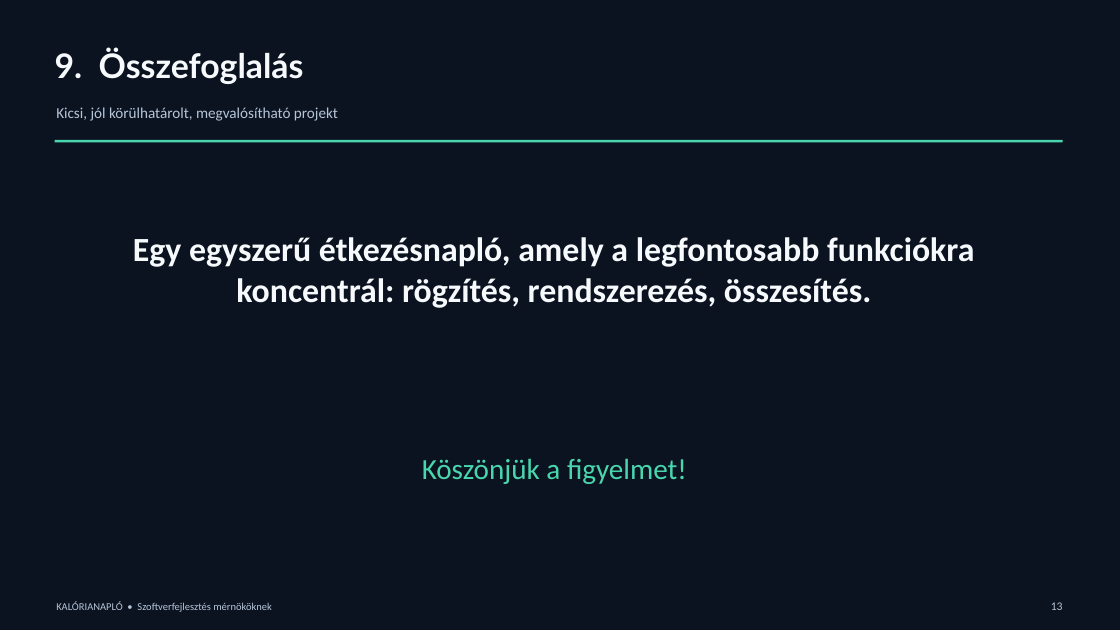
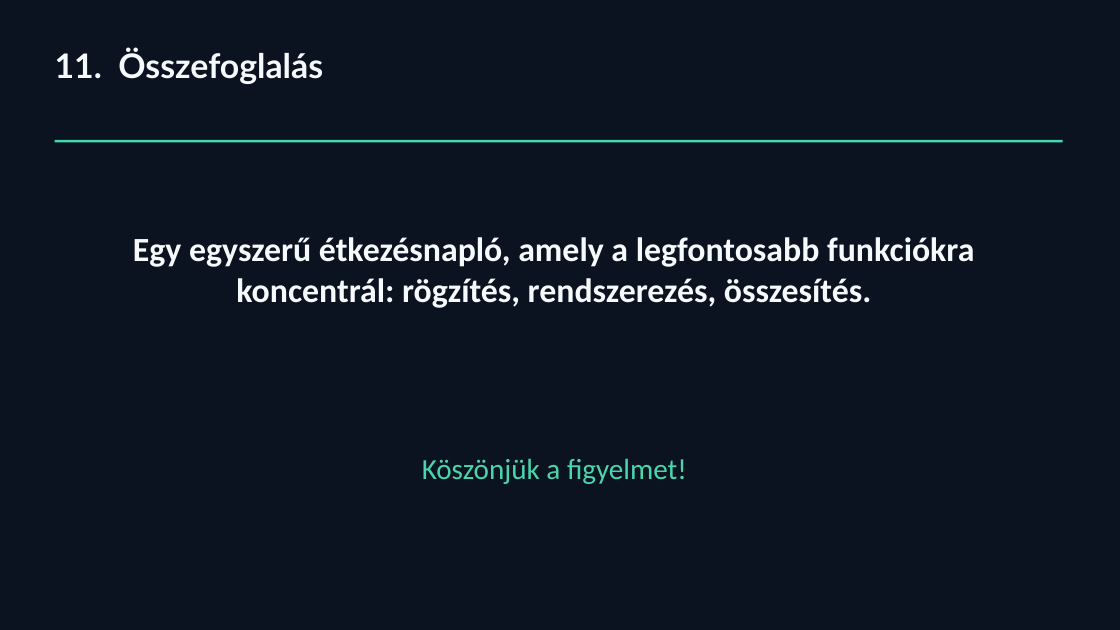
Before and after one commit to pbkbuff/arvacskak_projekt, a slide deck: slide 14 of docs/Kaloriszamlalo_projektbemutato.pptx (slide 10 before the commit). Drawn at 1120x630 pixels with LibreOffice and Linux fonts; fonts in the diff are those of the drawing. Boxes give left, top, right and bottom in pixels: in the first picture for what was removed or moved away, otherwise in the second. Text is boxed around its words. In the diff, an @@ line names an element or a change of style, - is before the commit and + after.

```diff
--- a/docs/Kaloriszamlalo_projektbemutato.pptx
+++ b/docs/Kaloriszamlalo_projektbemutato.pptx
@@ text at (x1=55, y1=49, x2=323, y2=84): text changed @@
-9. Összefoglalás
+11. Összefoglalás
@@ text removed at (x1=56, y1=107, x2=338, y2=121) @@
-Kicsi, jól körülhatárolt, megvalósítható projekt
@@ text removed at (x1=56, y1=602, x2=272, y2=612) @@
-KALÓRIANAPLÓ • Szoftverfejlesztés mérnököknek
@@ text removed at (x1=1051, y1=602, x2=1063, y2=610) @@
-13
```
Also in this commit, not shown: 8 other slides changed, 4 slides added.
